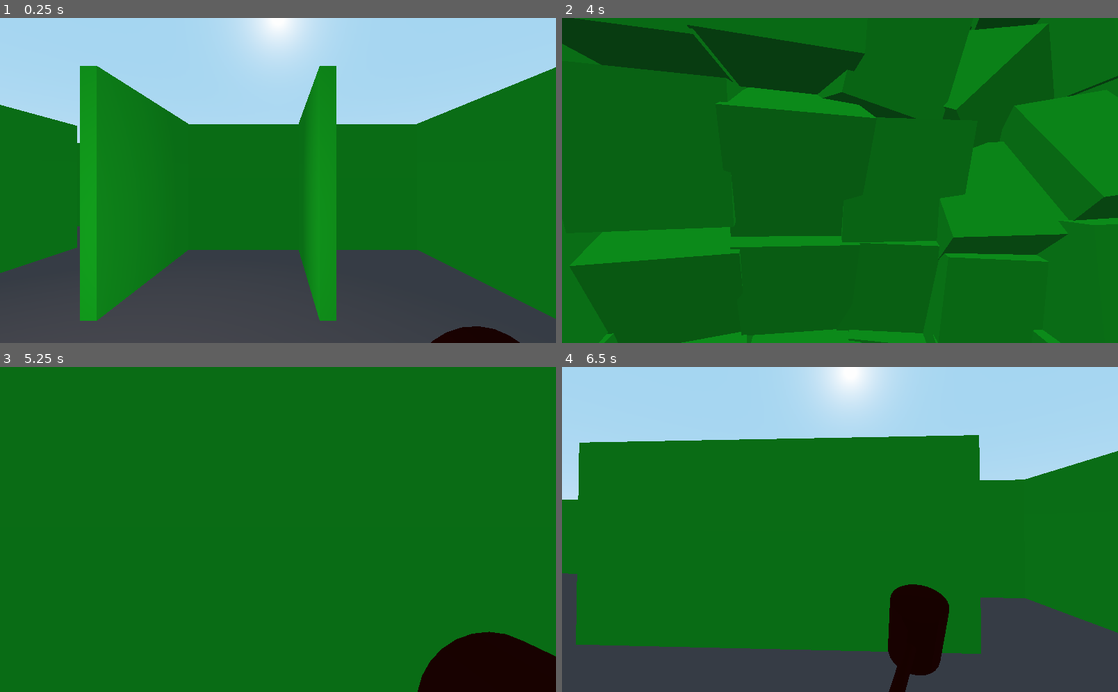
Above: before the commit, frames 1-4 (two rows, left to right).
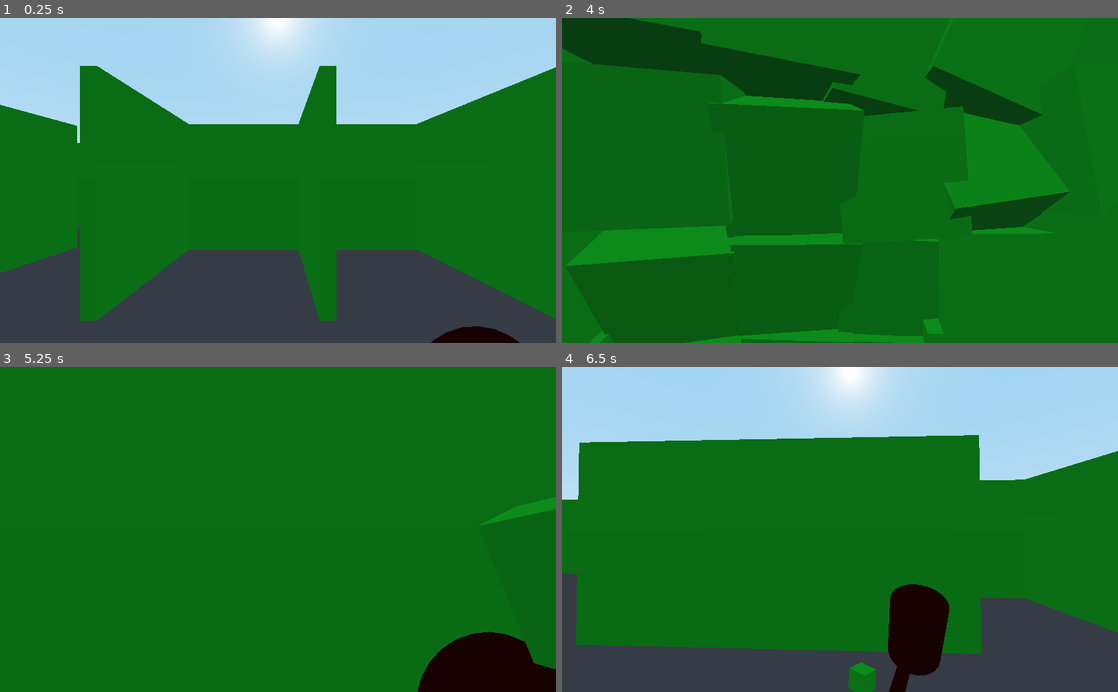
Above: after the commit, the same moments.

Repository: Gedas-S/what-minotaur
Game: Godot game, scene res://Maze.tscn
Two runs of this game, one before a commit and one after it. Both use one fixed random seed, a clock stepped at 60 frames per second and the inputs below.
Inputs (mouse positions are in pixels of both pictures, inside the frame that each line leads up to):
- Up to frame 1 (0.25 s): no input
- Up to frame 2 (4 s): tap Enter at 0.5 s; move the mouse to (867, 180) at 0.52 s; hold W from 0.53 s (still down); tap Shift every 0.75 s from 0.6 to 3.6 s; click (867, 180) at 0.67 s; tap Space at 0.77, 1.52, 2.75, 3.02, 3.77 s; move the mouse to (812, 180) at 1.27 s; move the mouse to (851, 174) at 2.02 s; move the mouse to (834, 187) at 2.77 s; click (834, 187) at 2.92 s; move the mouse to (878, 183) at 3.52 s
- Up to frame 3 (5.25 s): keep holding W; move the mouse to (233, 526) at 4.27 s; tap Shift at 4.35, 5.1 s; tap Space at 4.52 s; move the mouse to (283, 529) at 5.02 s; click (283, 529) at 5.17 s
- Up to frame 4 (6.5 s): move the mouse to (817, 523) at 5.77 s; release W at 5.78 s; hold D from 5.78 s (still down); tap Shift at 5.85 s; tap Space at 6.02 s

The runs differ from the first frame. In frame 1, 5.3% of the frame differs, in the area x 14-61%, y 14-94%; in frame 2, 12%, in the area x 0-100%, y 0-100%; in frame 3, 0.6%; in frame 4, 0.4%.

Commit message:
remove worm from maze

Diff:
--- a/Maze.tscn
+++ b/Maze.tscn
@@ -1,10 +1,9 @@
-[gd_scene load_steps=13 format=2]
+[gd_scene load_steps=12 format=2]
 
 [ext_resource path="res://Maze.gd" type="Script" id=1]
 [ext_resource path="res://walls/WallSegment.tscn" type="PackedScene" id=2]
 [ext_resource path="res://walls/BreakableWall.tscn" type="PackedScene" id=3]
 [ext_resource path="res://Player.gd" type="Script" id=4]
-[ext_resource path="res://mobs/Worm.tscn" type="PackedScene" id=5]
 
 [sub_resource type="CapsuleShape" id=1]
 radius = 0.498801
@@ -119,6 +118,3 @@
 transform = Transform( 1, 0, 0, 0, 1, 0, 0, 0, 1, 0, -1, 0 )
 mesh = SubResource( 7 )
 material/0 = null
-
-[node name="Worm" parent="." instance=ExtResource( 5 )]
-transform = Transform( 1, 0, 0, 0, 1, 0, 0, 0, 1, -2.59957, 0.160631, 0 )
Not shown: 8 places in mobs/Worm.tscn that only renumber resources
